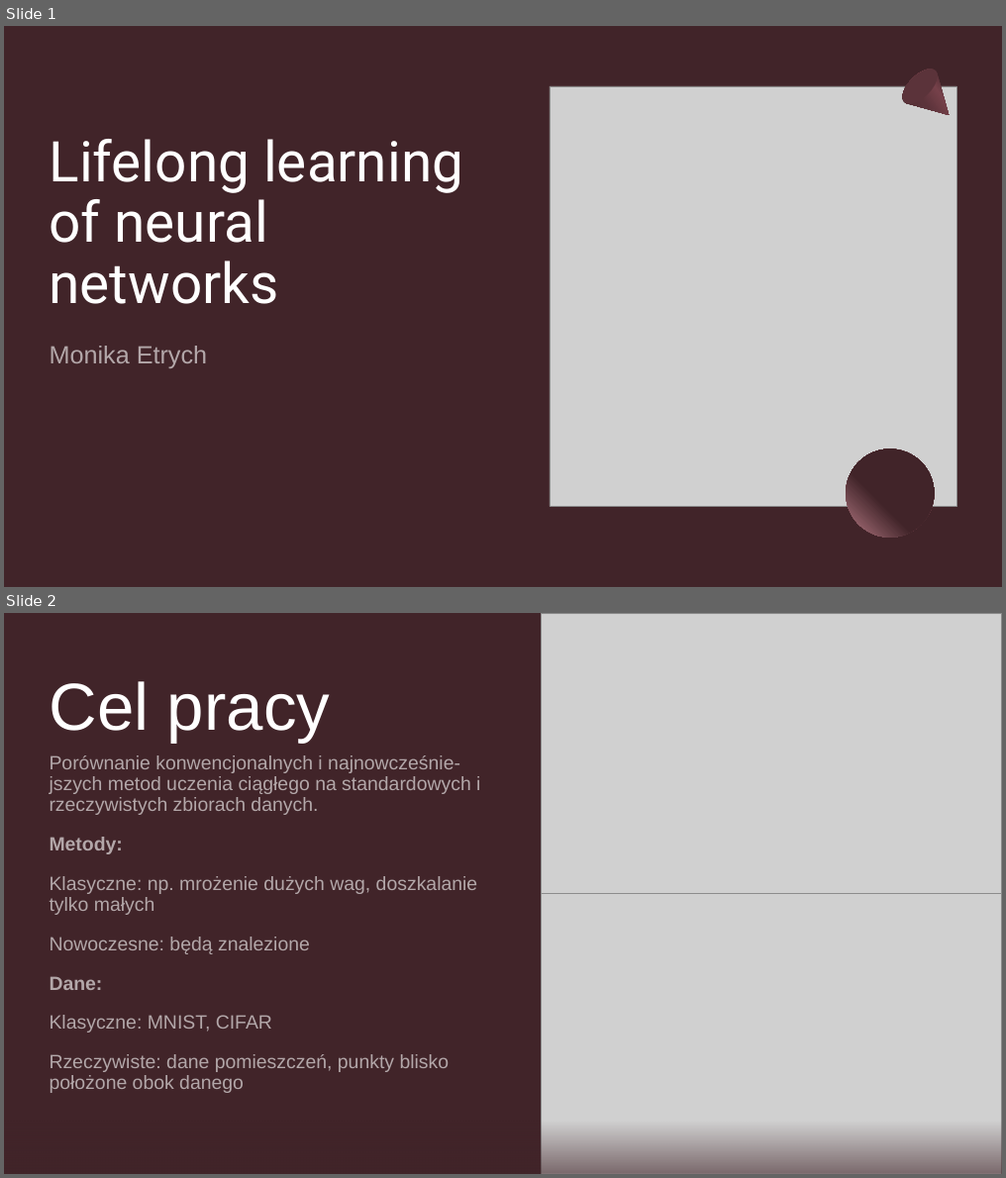
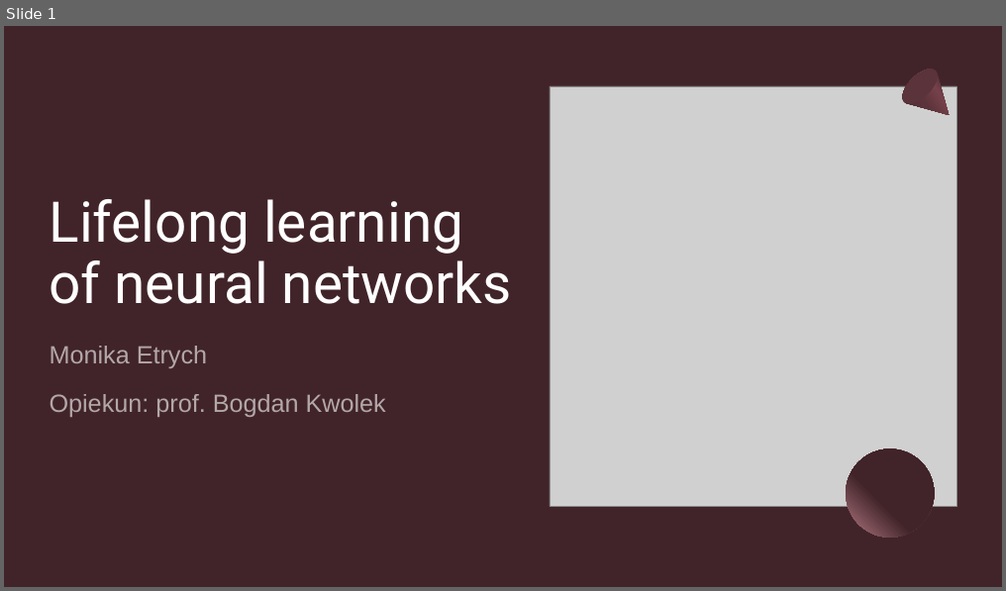
Before and after one commit to Mon4/lifelong-learning, a slide deck: pracownia/Etrych.pptx. Shown one above the other, each under a label of ours: slides 1 and 2 before the commit, slide 1 after it. The pictures are 1006x1178 and 1006x591 pixels, drawn with LibreOffice and Linux fonts; fonts in the diff are those of the drawing; grey boxes stand for pictures. Boxes give left, top, right and bottom in pixels: in the first picture for what was removed or moved away, otherwise in the second. Text is boxed around its words. In the diff, an @@ line names an element or a change of style, - is before the commit and + after.

```diff
--- a/pracownia/Etrych.pptx
+++ b/pracownia/Etrych.pptx
@@ slide 2 removed at (x1=4, y1=613, x2=1002, y2=1174), background #412429 @@
@@ rectangle removed at (x1=4, y1=613, x2=1002, y2=1174) @@
@@ picture removed at (x1=541, y1=613, x2=1002, y2=894) @@
@@ title removed at (x1=50, y1=681, x2=330, y2=743) @@
-Cel pracy
@@ text removed at (x1=50, y1=756, x2=480, y2=1093) @@
-Porównanie konwencjonalnych i najnowcześnie-jszych metod uczenia ciągłego na standardowych i rzeczywistych zbiorach danych.
-Metody:
-Klasyczne: np. mrożenie dużych wag, doszkalanie tylko małych
-Nowoczesne: będą znalezione
-Dane:
-Klasyczne: MNIST, CIFAR
-Rzeczywiste: dane pomieszczeń, punkty blisko położone obok danego
@@ picture removed at (x1=541, y1=894, x2=1002, y2=1174) @@
@@ rectangle removed at (x1=4, y1=1085, x2=1002, y2=1174) @@
@@ slide 1 changed as well @@
@@ title "Lifelong learning of neural networks" rewrapped from (x1=50, y1=139, x2=463, y2=304) to (x1=50, y1=199, x2=512, y2=304) @@
@@ subtitle at (x1=50, y1=394, x2=386, y2=417): paragraph added @@
+Opiekun: prof. Bogdan Kwolek
```
Also in this commit, not shown: 3 other slides changed, 8 slides added, 4 other slides removed, 3 other files.
